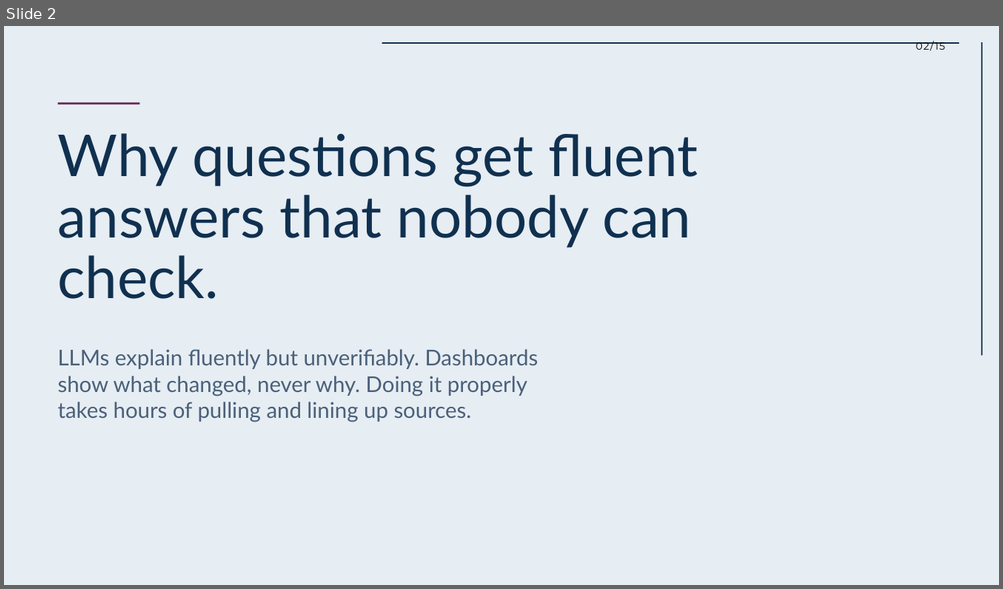
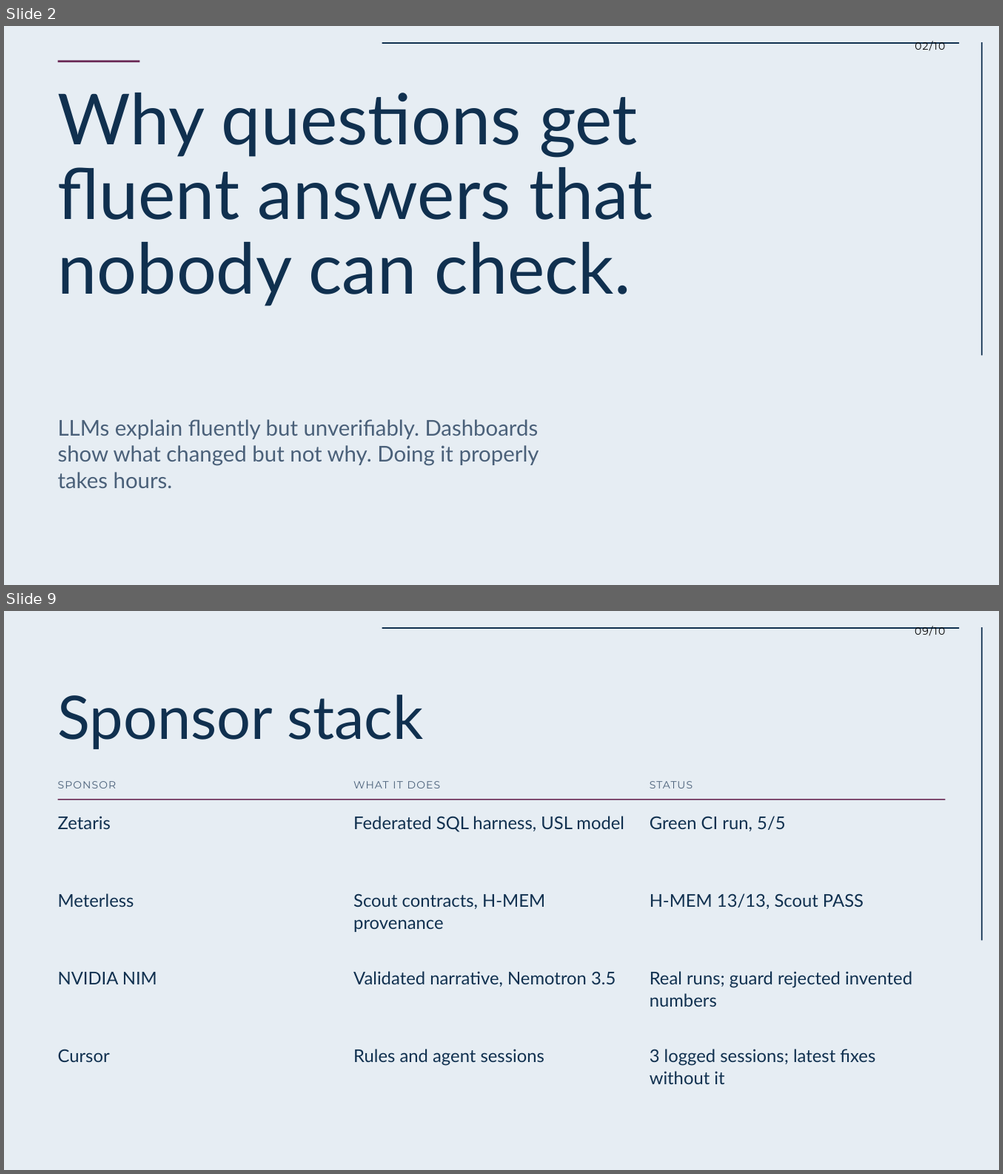
Before and after one commit to OlsOls4/because, a slide deck: docs/deck/Because-deck.pptx. Shown one above the other, each under a label of ours: slide 2 before the commit, slides 2 and 9 after it; the slides between them are not shown. The pictures are 1003x589 and 1003x1174 pixels, drawn with LibreOffice and Linux fonts; fonts in the diff are those of the drawing. Boxes give left, top, right and bottom in pixels: in the first picture for what was removed or moved away, otherwise in the second. Text is boxed around its words. In the diff, an @@ line names an element or a change of style, - is before the commit and + after.

Commit message:
Deck v2 (10 slides): user story, live Zetaris run 39949595787, federated JOIN finding, eval incl. failures, NIM, live-site screenshots; README screenshot

```diff
--- a/docs/deck/Because-deck.pptx
+++ b/docs/deck/Because-deck.pptx
@@ slide 9 added at bbox=[4, 611, 999, 1170], background #E6EDF3 @@
@@ rectangle added at bbox=[382, 627, 959, 629], fill #10304F @@
@@ text added at bbox=[914, 627, 945, 636], 10 pt, text #000000 @@
+09/10
@@ rectangle added at bbox=[981, 627, 982, 941], fill #10304F @@
@@ text added at bbox=[58, 695, 424, 749], 58 pt, text #10304F @@
+Sponsor stack
@@ text added at bbox=[58, 781, 116, 789], 10 pt, text #4A6079 @@
+SPONSOR
@@ text added at bbox=[353, 781, 441, 789], 10 pt, text #4A6079 @@
+WHAT IT DOES
@@ text added at bbox=[649, 781, 692, 789], 10 pt, text #4A6079 @@
+STATUS
@@ rectangle added at bbox=[58, 799, 945, 800], fill #6B2A55 @@
@@ text added at bbox=[58, 816, 111, 829], 17 pt, text #10304F @@
+Zetaris
@@ text added at bbox=[353, 816, 624, 832], 17 pt, text #10304F @@
+Federated SQL harness, USL model
@@ text added at bbox=[649, 816, 785, 832], 17 pt, text #10304F @@
+Green CI run, 5/5
@@ text added at bbox=[58, 894, 134, 907], 17 pt, text #10304F @@
+Meterless
@@ text added at bbox=[353, 894, 545, 932], 17 pt, text #10304F @@
+Scout contracts, H-MEM provenance
@@ text added at bbox=[649, 894, 863, 909], 17 pt, text #10304F @@
+H-MEM 13/13, Scout PASS
@@ text added at bbox=[58, 972, 157, 985], 17 pt, text #10304F @@
+NVIDIA NIM
@@ text added at bbox=[353, 971, 615, 987], 17 pt, text #10304F @@
+Validated narrative, Nemotron 3.5
@@ text added at bbox=[649, 971, 912, 1007], 17 pt, text #10304F @@
+Real runs; guard rejected invented numbers
@@ text added at bbox=[58, 1049, 110, 1062], 17 pt, text #10304F @@
+Cursor
@@ text added at bbox=[353, 1049, 544, 1066], 17 pt, text #10304F @@
+Rules and agent sessions
@@ text added at bbox=[649, 1049, 875, 1085], 17 pt, text #10304F @@
+3 logged sessions; latest fixes without it
@@ slide 2 changed as well @@
@@ text at bbox=[914, 42, 945, 51]: text changed @@
-02/15
+02/10
@@ rectangle: place and size @@
-rectangle at bbox=[58, 103, 140, 105]
+rectangle at bbox=[58, 60, 140, 62]
@@ text "Why questions get fluent answers ...": place and size @@
-text "Why questions get fluent answers ..." at bbox=[58, 133, 697, 299]
+text "Why questions get fluent answers ..." at bbox=[58, 93, 653, 306]
@@ text "Why questions get fluent answers ..." at bbox=[58, 93, 653, 306]: size 55.8 to 68 pt @@
@@ text at bbox=[58, 420, 539, 488]: text changed @@
-LLMs explain fluently but unverifiably. Dashboards show what changed, never why. Doing it properly takes hours of pulling and lining up sources.
+LLMs explain fluently but unverifiably. Dashboards show what changed but not why. Doing it properly takes hours.
```
Also in this commit, not shown: 2 other slides changed, 6 other slides added, 12 slides removed, 4 other files.
